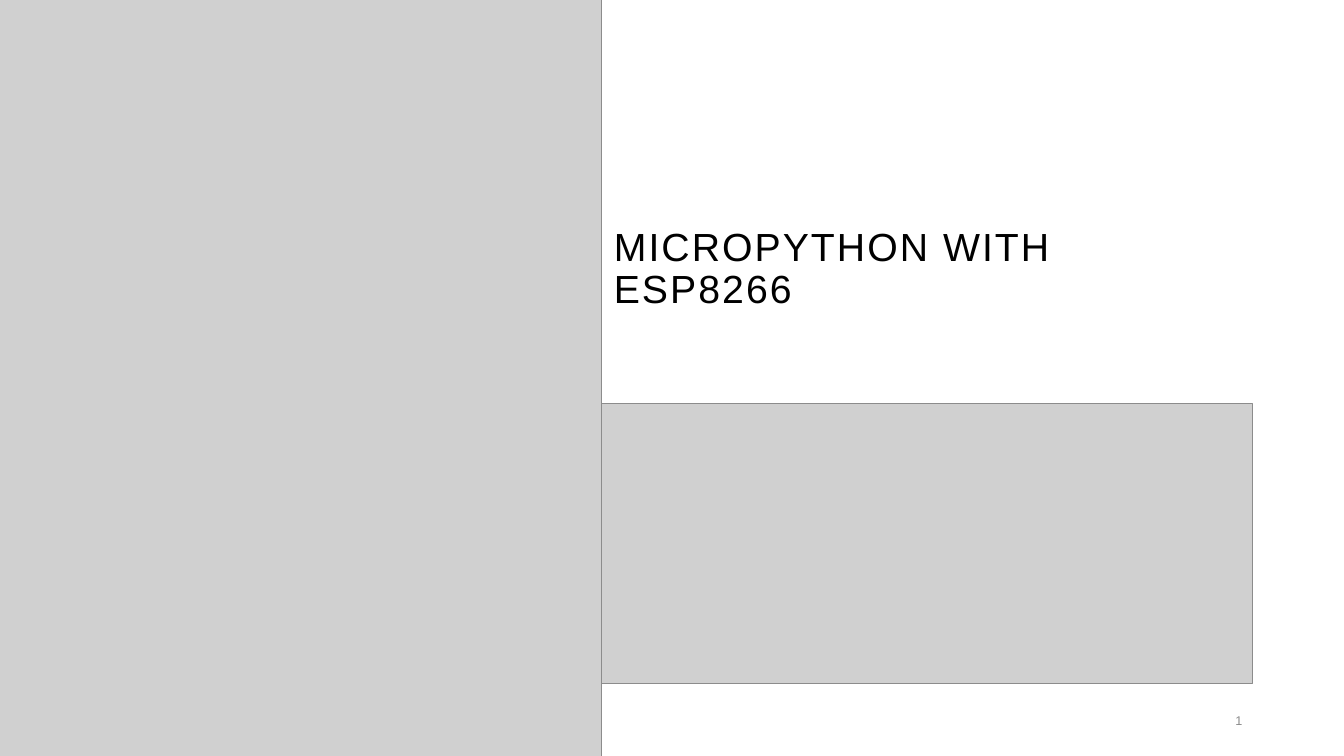
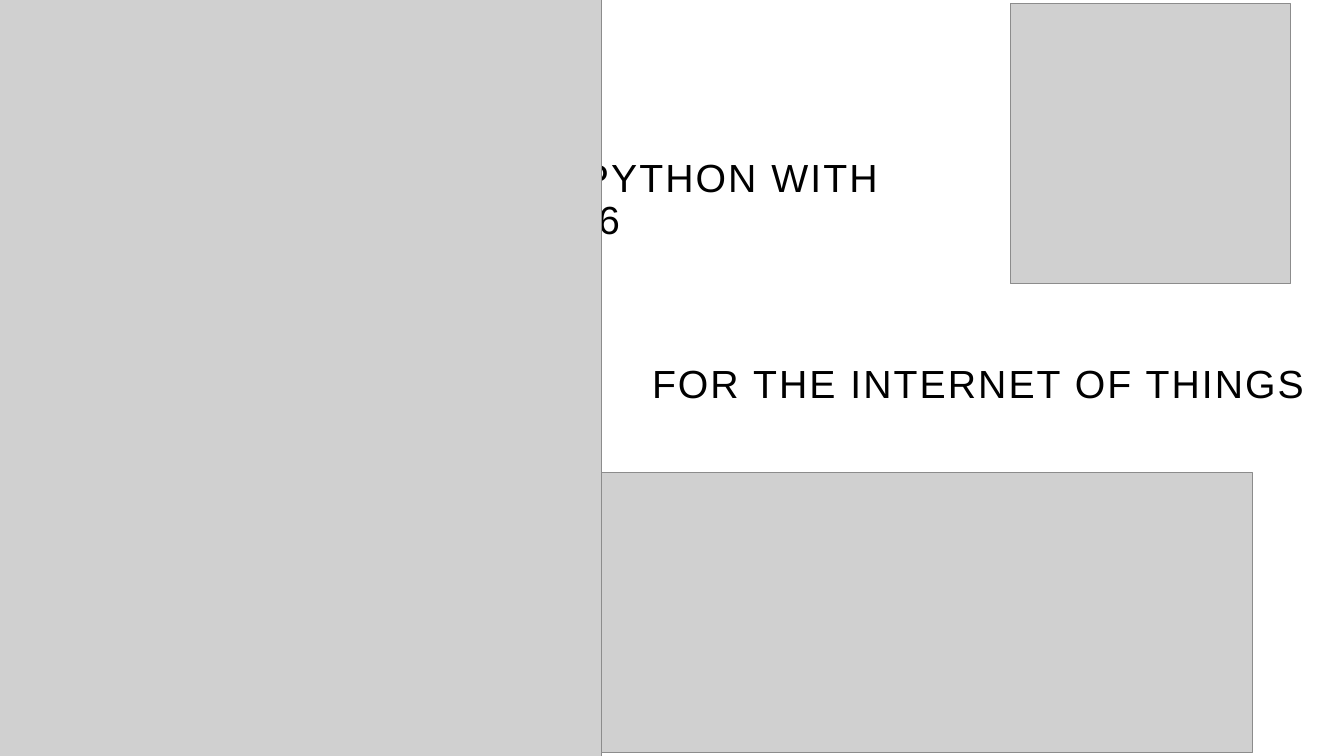
Before and after one commit to Shehabhassan1/Micro_python_with_ESP8266, a slide deck: slide 1 of Tutorial/Lesson2/Micro python With ESP8266 -2.pptx. Drawn at 1344x756 pixels with LibreOffice and Linux fonts; fonts in the diff are those of the drawing; grey boxes stand for pictures. Boxes give left, top, right and bottom in pixels: in the first picture for what was removed or moved away, otherwise in the second. Text is boxed around its words. In the diff, an @@ line names an element or a change of style, - is before the commit and + after.

```diff
--- a/Tutorial/Lesson2/Micro python With ESP8266 -2.pptx
+++ b/Tutorial/Lesson2/Micro python With ESP8266 -2.pptx
@@ picture added at (1010,4,1291,284) @@
@@ title "MICROPYTHON WITH ESP8266" rewrapped from (614,233,1049,304) to (442,161,877,242) @@
@@ text added at (652,370,1304,399), 28 pt, text #000000 @@
+FOR THE INTERNET OF THINGS
@@ picture: place and size @@
-picture at (601,403,1252,683)
+picture at (601,473,1252,752)
@@ page number removed at (1235,716,1242,725) @@
-1
```
Also in this commit, not shown: 2 other slides changed, 1 slide added, 3 slides removed, 7 other files.
